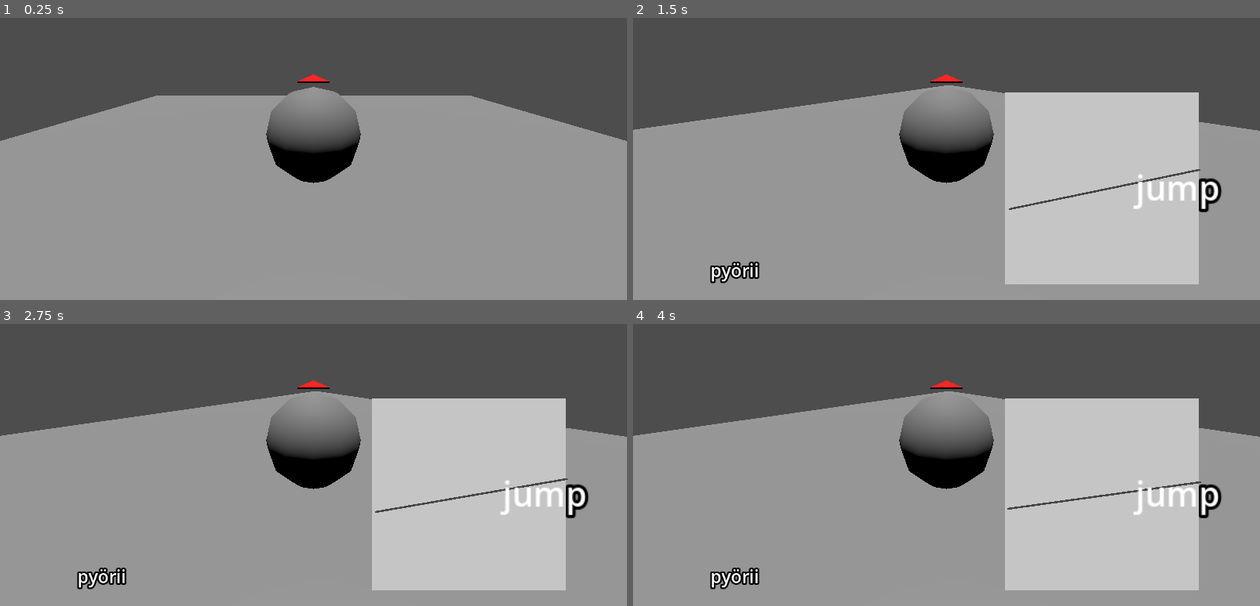
Above: before the commit, frames 1-4 (two rows, left to right).
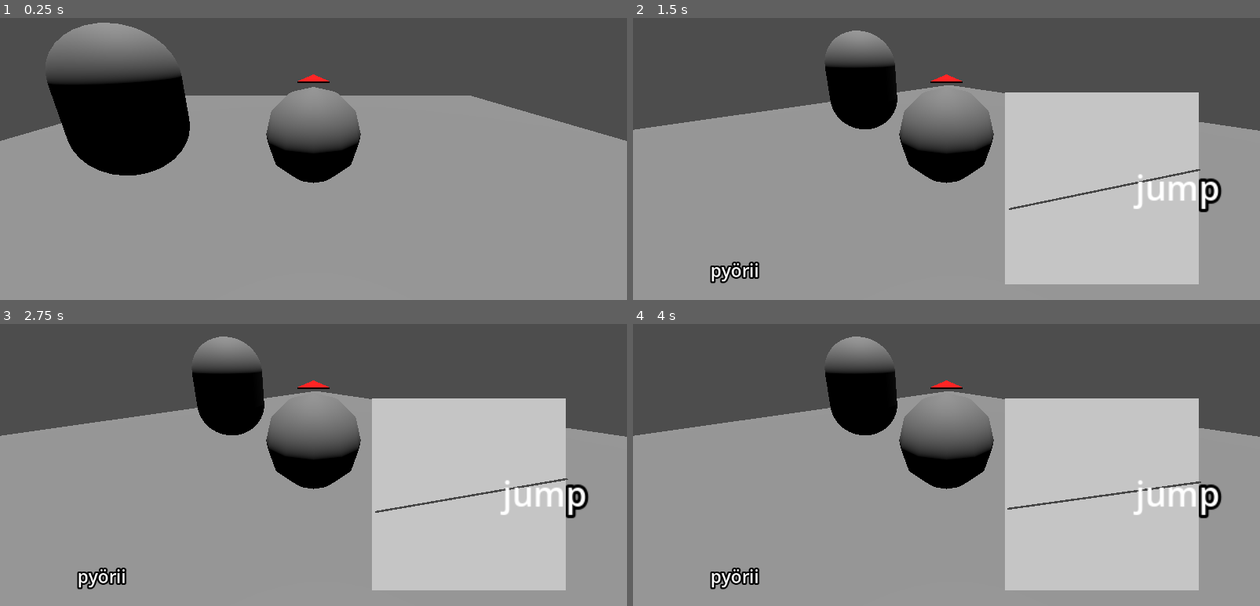
Above: after the commit, the same moments.

Repository: JaaskelainenL/tik-gamejam
Game: Godot game, scene res://scenes/game.tscn
Same seed, same stepped clock (60 frames per second), same inputs: the game is played once before the commit and once after it.
Inputs:
- Up to frame 1 (0.25 s): no input
- Up to frame 2 (1.5 s): tap Enter (ui_accept) at 0.5, 0.6, 0.77, 1.07, 1.35 s; hold Right (ui_right) 0.53-1.28 s; hold Down (ui_down) from 1.28 s (still down)
- Up to frame 3 (2.75 s): tap Enter (ui_accept) at 1.52, 1.82, 2.1 s; release Down (ui_down) at 2.03 s; hold Right (ui_right) from 2.03 s (still down)
- Up to frame 4 (4 s): release Right (ui_right) at 2.78 s; hold Up (ui_up) 2.78-3.53 s; tap Enter (ui_accept) at 2.85, 3.02, 3.32, 3.5, 3.6, 3.77 s; hold Left (ui_left) from 3.53 s (still down)

The runs differ from the first frame. In frame 1, 8.3% of the frame differs, in the area x 7-31%, y 1-56%; in frame 2, 2.8%; in frame 3, 2.8%; in frame 4, 2.8%.

Commit message:
added enemy but it broken :(

Diff:
--- /dev/null
+++ b/scenes/enemy.gd
@@ -0,0 +1,40 @@
+# File: enemy.gd
+extends CharacterBody3D
+
+# Constants
+const GRAVITY: float = -9.8
+const PUSH_FORCE: float = 10.0
+const MAX_FALL_SPEED: float = -20.0
+const DECELERATION: float = 2.0
+var HIT_TIMER: float = 0.0
+const HIT_COOLDOWN: float = 0.5
+
+# Called when the physics engine updates (every physics frame)
+func _physics_process(delta: float) -> void:
+	# Apply gravity
+	'''if not is_on_floor():
+		velocity.y += GRAVITY * delta
+		velocity.y = max(velocity.y, MAX_FALL_SPEED)  # Limit fall speed
+	else:
+		velocity.y = 0  # Reset Y velocity when on the floor
+	'''
+	if velocity.length() > 0:
+		velocity = velocity.normalized() * max(velocity.length() - DECELERATION * delta, 0)
+	# Move and slide along surfaces (use move_and_slide with no arguments)
+	move_and_slide()
+	HIT_TIMER += delta
+	print(str(HIT_TIMER))
+	# Check for collisions with other bodies
+
+	for i in range(get_slide_collision_count()):
+		var collision = get_slide_collision(i)
+		var collider = collision.get_collider()
+
+		if collider.name != "floor":
+			print("hit")
+			if HIT_TIMER > HIT_COOLDOWN:
+				# Apply push force based on collision normal
+
+				var push_direction = collision.get_normal() * -PUSH_FORCE
+				velocity += push_direction
+				HIT_TIMER = 0.0
--- /dev/null
+++ b/scenes/enemy.tscn
@@ -0,0 +1,18 @@
+[gd_scene load_steps=3 format=3 uid="uid://chy0b1ta510ig"]
+
+[sub_resource type="CapsuleMesh" id="CapsuleMesh_bhari"]
+height = 1.5
+
+[sub_resource type="CapsuleShape3D" id="CapsuleShape3D_wv5or"]
+height = 1.5
+
+[node name="CharacterBody3D" type="CharacterBody3D"]
+transform = Transform3D(1, 0, 0, 0, 1, 0, 0, 0, 1, 1.85987, -0.62529, 0)
+
+[node name="MeshInstance3D" type="MeshInstance3D" parent="."]
+transform = Transform3D(1, 0, 0, 0, 1, 0, 0, 0, 1, 0, 1.59811, 0)
+mesh = SubResource("CapsuleMesh_bhari")
+
+[node name="CollisionShape3D" type="CollisionShape3D" parent="."]
+transform = Transform3D(1, 0, 0, 0, 1, 0, 0, 0, 1, 0, 1.60079, 0)
+shape = SubResource("CapsuleShape3D_wv5or")
--- a/scenes/game.tscn
+++ b/scenes/game.tscn
@@ -1,6 +1,8 @@
-[gd_scene load_steps=3 format=3 uid="uid://dcgulooakxcf8"]
+[gd_scene load_steps=5 format=3 uid="uid://dcgulooakxcf8"]
 
 [ext_resource type="PackedScene" uid="uid://tar4o1gxdhg1" path="res://scenes/player.tscn" id="1_vryax"]
+[ext_resource type="PackedScene" uid="uid://chy0b1ta510ig" path="res://scenes/enemy.tscn" id="2_15064"]
+[ext_resource type="Script" path="res://scenes/enemy.gd" id="3_8awln"]
 
 [sub_resource type="BoxShape3D" id="BoxShape3D_ldt8b"]
 
@@ -16,10 +18,14 @@
 [node name="DirectionalLight3D" type="DirectionalLight3D" parent="."]
 transform = Transform3D(1, 0, 0, 0, 0.0119204, 0.999929, 0, -0.999929, 0.0119204, 0, 6.87773, 0)
 
-[node name="StaticBody3D" type="StaticBody3D" parent="."]
+[node name="floor" type="StaticBody3D" parent="."]
 transform = Transform3D(10, 0, 0, 0, 1, 0, 0, 0, 10, 0, -0.834398, 0)
 
-[node name="CSGBox3D" type="CSGBox3D" parent="StaticBody3D"]
+[node name="CSGBox3D" type="CSGBox3D" parent="floor"]
 
-[node name="CollisionShape3D" type="CollisionShape3D" parent="StaticBody3D"]
+[node name="CollisionShape3D" type="CollisionShape3D" parent="floor"]
 shape = SubResource("BoxShape3D_ldt8b")
+
+[node name="enemy" parent="." instance=ExtResource("2_15064")]
+transform = Transform3D(1, 0, 0, 0, 1, 0, 0, 0, 1, 1.85987, -1.06428, 0)
+script = ExtResource("3_8awln")
--- a/scenes/player.gd
+++ b/scenes/player.gd
@@ -8,14 +8,15 @@
 var roulette_active = false
 var roulette_instance = null
 
+# Movement speed on the ground
+var speed: float = 5.0  # You can adjust this value
 
 func _process(delta: float) -> void:
-
 	if is_on_floor() and !doing_action and !roulette_active:
 		rotate_y(SPIN * delta)
 
 func _physics_process(delta: float) -> void:
-	#
+	# Player movement and jump logic
 	if Input.is_action_just_pressed("ui_accept"):
 		if !doing_action and !roulette_active and is_on_floor():
 			doing_action = true
@@ -23,26 +24,40 @@
 				var roulette_scene = load("res://scenes/ruletti.tscn") as PackedScene
 				if roulette_scene:
 					roulette_instance = roulette_scene.instantiate()
-					# This is how you add extra options to the roulette
-					#roulette_instance.get_node("rulettitausta/Sprite3D").add_option("test")
-
 					var camera_node = get_tree().root.get_node("Game/Pleijeri/Camera3D")
 					if camera_node:
 						camera_node.add_child(roulette_instance)
 						roulette_instance.name = "Roulette"
-
 
 			roulette_active = true
 		elif roulette_active:
 			roulette_active = false
 			$suuntaNuoli.visible = true
 
+	# Gravity handling
 	if !is_on_floor():
 		velocity += get_gravity() * delta
 	elif is_on_floor() and !doing_action and velocity.y == 0:
-		velocity.x = 0.0
-		velocity.z = 0.0
+		# Horizontal movement logic (apply speed when on the floor)
+		var input_direction = Vector3.ZERO
+		if Input.is_action_pressed("ui_left"):
+			input_direction.x -= 1
+		if Input.is_action_pressed("ui_right"):
+			input_direction.x += 1
+		if Input.is_action_pressed("ui_up"):
+			input_direction.z -= 1
+		if Input.is_action_pressed("ui_down"):
+			input_direction.z += 1
 
+		if input_direction != Vector3.ZERO:
+			input_direction = input_direction.normalized()
+			velocity.x = input_direction.x * speed
+			velocity.z = input_direction.z * speed
+		else:
+			velocity.x = 0.0
+			velocity.z = 0.0
+
+	# Apply movement
 	move_and_slide()
 
 func roulette_action(action):
